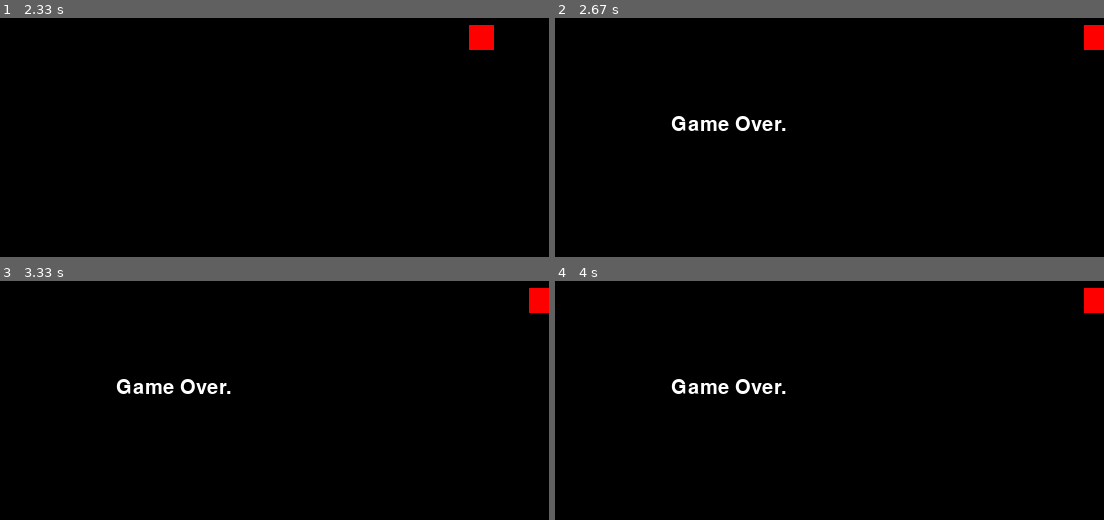
Above: before the commit, frames 1-4 (two rows, left to right).
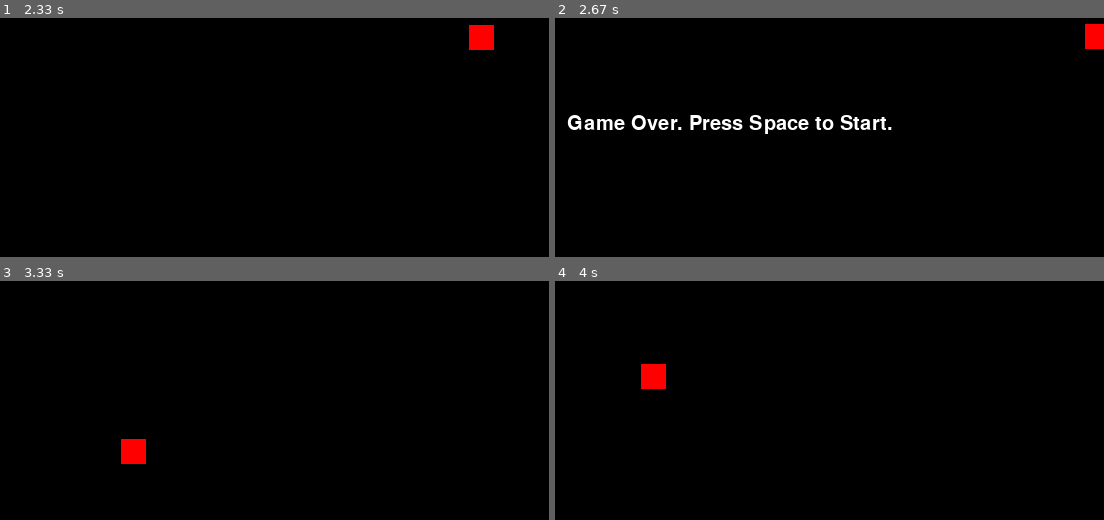
Above: after the commit, the same moments.

Repository: Dev-Chase/new_snake_pygame
Game: pygame game, started from main.py
Same seed, same stepped clock (60 frames per second), same inputs: the game is played once before the commit and once after it.
Inputs:
- Up to frame 1 (2.33 s): tap Space at 0.33, 1.23, 1.53, 1.73, 2.03, 2.23 s; hold Up 1.17-1.63 s; hold Right 1.67-2.13 s; hold Left from 2.17 s (still down)
- Up to frame 2 (2.67 s): keep holding Left; tap Space at 2.53 s
- Up to frame 3 (3.33 s): release Left at 2.7 s; hold Down 2.73-3.03 s; tap Space at 2.8, 3.13 s; hold Left from 3.07 s (still down)
- Up to frame 4 (4 s): tap Space at 3.43, 3.57, 3.97 s; release Left at 3.47 s; hold Up 3.5-3.87 s; hold Right from 3.9 s (still down)

Frame 1 is identical in both runs. In frame 2, 2.0% of the frame differs, in the area x 2-100%, y 2-49%; in frame 3, 1.5%; in frame 4, 1.5%.

Commit message:
Added Game Over Replay and Screen Shake to Death

Diff:
--- a/main.py
+++ b/main.py
@@ -2,7 +2,7 @@
 from settings import *
 from snake import Snake
 import sys
-# from random import randint, seed
+from random import randint
 
 
 if __name__ == '__main__':
@@ -14,12 +14,12 @@
     # Sprite Drawing Variables
     screen = pygame.display.set_mode((W, H))
     display = pygame.Surface((W, H))
-    offs = (0, 0)
+    screen_offs = pygame.math.Vector2(0, 0)
     screen_shake = 0
 
     # Text Variables
     font = pygame.font.SysFont('system', 30)
-    game_over_text = font.render('Game Over.', True, fg_colour)
+    game_over_text = font.render('Game Over. Press Space to Start.', True, fg_colour)
     start_text = font.render('Press Space to Start', True, fg_colour)
 
     # Text Rectangles
@@ -51,21 +51,39 @@
             display.blit(start_text, start_text_rect.topleft)
             if keys[pygame.K_SPACE]:
                 game_state = game_states["playing"]
+                snake.__init__()
                 begin_game_state(world_sprites, [snake.body])
+
         # Playing Screen
         elif game_state == game_states["playing"]:
             snake.update(keys)
             world_sprites.update(keys)
             if snake.out_of_bounds():
                 game_state = game_states["game-over"]
+                screen_shake = FPS/8  # Screen Shake for an Eighth of a Second
                 begin_game_state(world_sprites, [snake.body])
+
         # Game Over Screen
         elif game_state == game_states["game-over"]:
             display.blit(game_over_text, game_over_text_rect.topleft)
+            if keys[pygame.K_SPACE]:
+                game_state = game_states["playing"]
+                snake.__init__()
+                begin_game_state(world_sprites, [snake.body])
 
         world_sprites.draw(display)
 
-        screen.blit(pygame.transform.scale(display, (W, H)), offs)
+        # Implement Screen Shake
+        if screen_shake <= 0:
+            screen_shake = 0
+        else:
+            screen_offs.x = randint(-2, 2)
+            screen_offs.y = randint(-2, 2)
+            screen_shake -= 1
+
+
+        # Moving Display on Screen in Case of Screen Shake
+        screen.blit(pygame.transform.scale(display, (W, H)), (screen_offs.x, screen_offs.y))
 
         pygame.display.update()
-        clock.tick(40)
+        clock.tick(FPS)
--- a/settings.py
+++ b/settings.py
@@ -1,6 +1,7 @@
 import pygame
 W = 750
 H = 600
+FPS = 40
 
 # Global Data goes here
 colours = {
--- a/snake.py
+++ b/snake.py
@@ -9,6 +9,9 @@
         self.body = pygame.sprite.Group(self.head)
 
         self.direction = pygame.math.Vector2(1, 0)
+
+    def reset(self):
+        pass
 
     def update(self, keys):
         if keys[pygame.K_LEFT] and not self.head.direction.x == 1:
